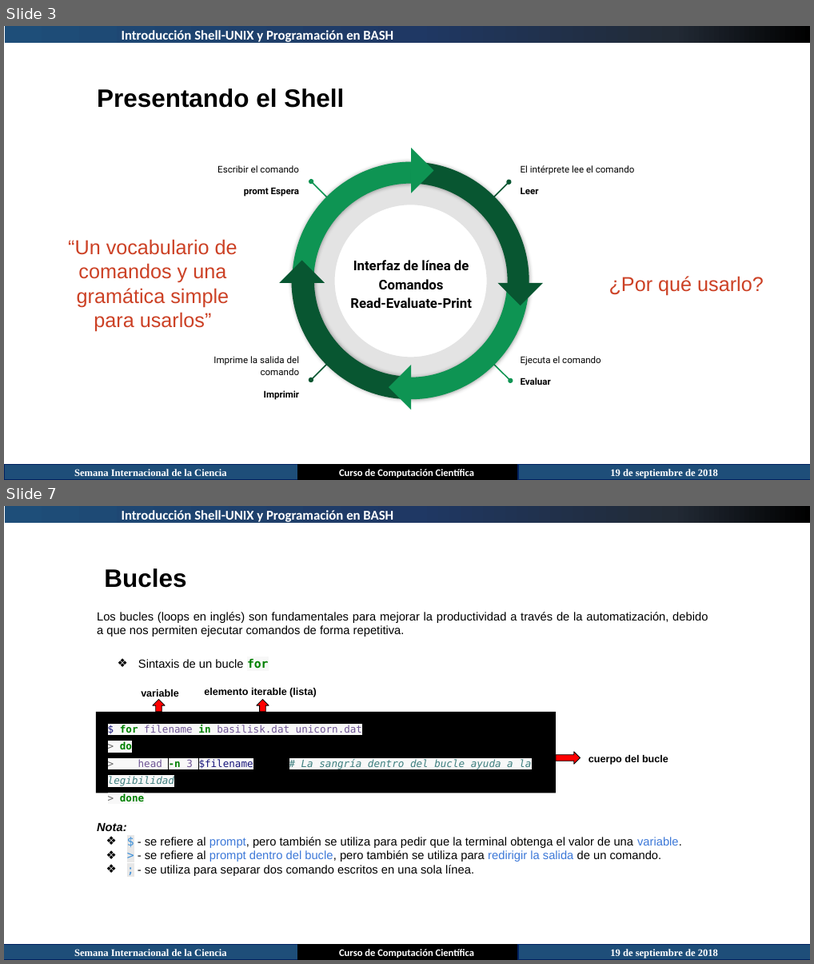
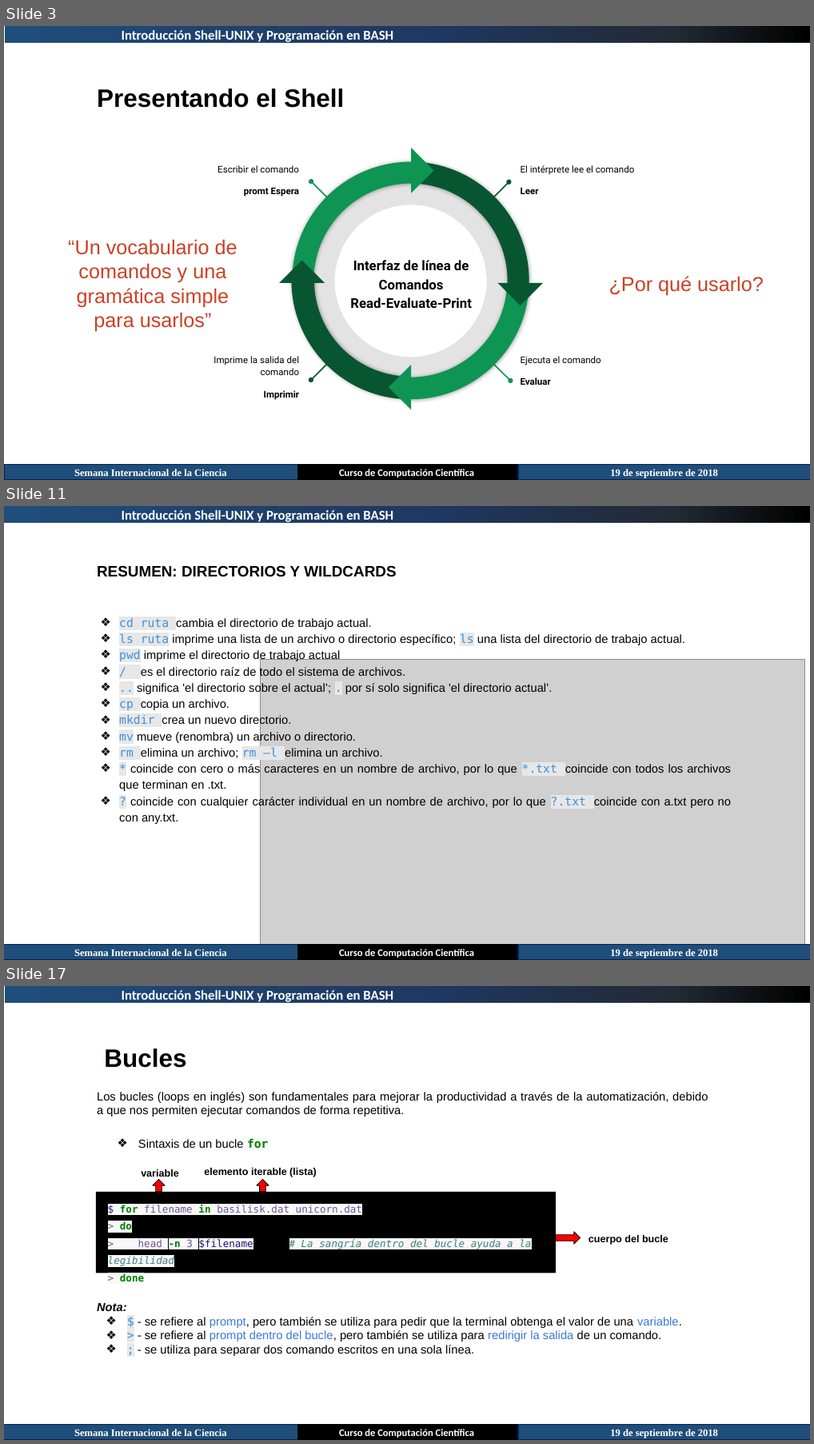
Before and after one commit to juan-pineda/Curso_computacion_cientifica, a slide deck: 03-Shell-Unix/Introducción Shell-UNIX.pptx. Shown one above the other, each under a label of ours: slides 3 and 7 before the commit, slides 3, 11 and 17 after it; the slides between them are not shown. The pictures are 814x964 and 814x1444 pixels, drawn with LibreOffice and Linux fonts; fonts in the diff are those of the drawing; grey boxes stand for pictures. Boxes give left, top, right and bottom in pixels: in the first picture for what was removed or moved away, otherwise in the second. Text is boxed around its words. In the diff, an @@ line names an element or a change of style, - is before the commit and + after.

Commit message:
actualizacion curso shell

```diff
--- a/03-Shell-Unix/Introducción Shell-UNIX.pptx
+++ b/03-Shell-Unix/Introducción Shell-UNIX.pptx
@@ slide 11 added at [4, 506, 810, 960], background #FFFFFF @@
@@ rectangle added at [4, 506, 810, 523], fill gradient #1E4E79 to #1F3864 to #222A35 to #000000 @@
@@ text added at [122, 510, 394, 524], 16 pt, text #FFFFFF, bold @@
+Introducción Shell-UNIX y Programación en BASH
@@ text added at [97, 565, 396, 577], 18 pt, text #000000, bold @@
+RESUMEN: DIRECTORIOS Y WILDCARDS
@@ text added at [119, 618, 731, 824], 14 pt, text #000000 @@
+❖ cd ruta cambia el directorio de trabajo actual.
+❖ ls ruta imprime una lista de un archivo o directorio específico; ls una lista del directorio de trabajo actual.
+❖ pwd imprime el directorio de trabajo actual
+❖ / es el directorio raíz de todo el sistema de archivos.
+❖ .. significa 'el directorio sobre el actual’; . por sí solo significa 'el directorio actual’.
+❖ cp copia un archivo.
+❖ mkdir crea un nuevo directorio.
+❖ mv mueve (renombra) un archivo o directorio.
+❖ rm elimina un archivo; rm –l elimina un archivo.
+❖ * coincide con cero o más caracteres en un nombre de archivo, por lo que *.txt coincide con todos los archivos que terminan en .txt.
+❖ ? coincide con cualquier carácter individual en un nombre de archivo, por lo que ?.txt coincide con a.txt pero no con any.txt.
@@ picture added at [261, 660, 806, 944] @@
@@ rectangle added at [4, 944, 298, 960], fill #1E4E79, outline #002060 1 pt, 12 pt, text #FFFFFF, bold @@
+Semana Internacional de la Ciencia
@@ rectangle added at [298, 944, 519, 960], fill #000000, outline #000000 1 pt, 12 pt, text #FFFFFF, bold @@
+Curso de Computación Científica
@@ rectangle added at [519, 944, 810, 960], fill #1E4E79, outline #002060 1 pt, 12 pt, text #FFFFFF, bold @@
+19 de septiembre de 2018
@@ what was slide 7 is now slide 17 @@
```
Also in this commit, not shown: 4 slides changed, 9 other slides added.
